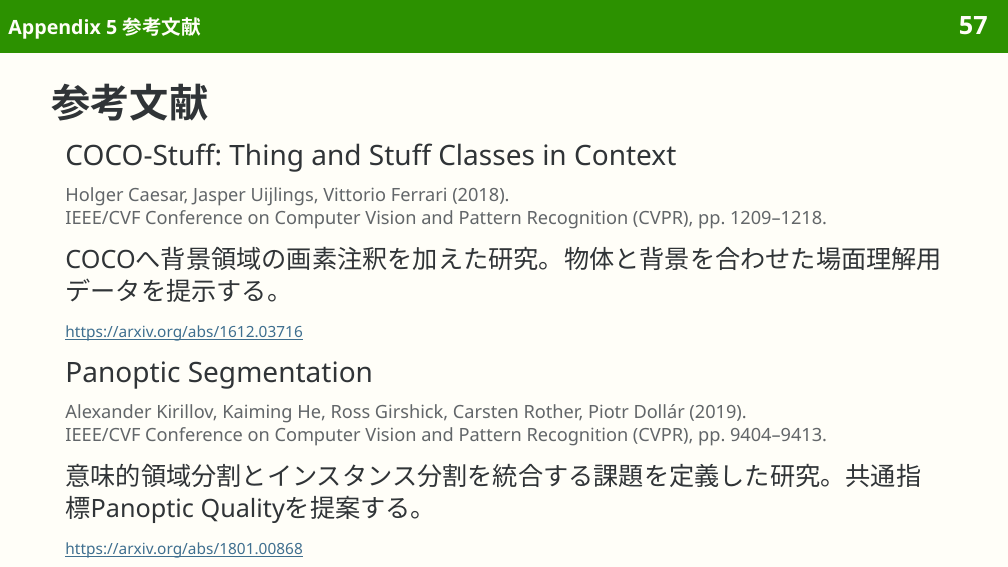
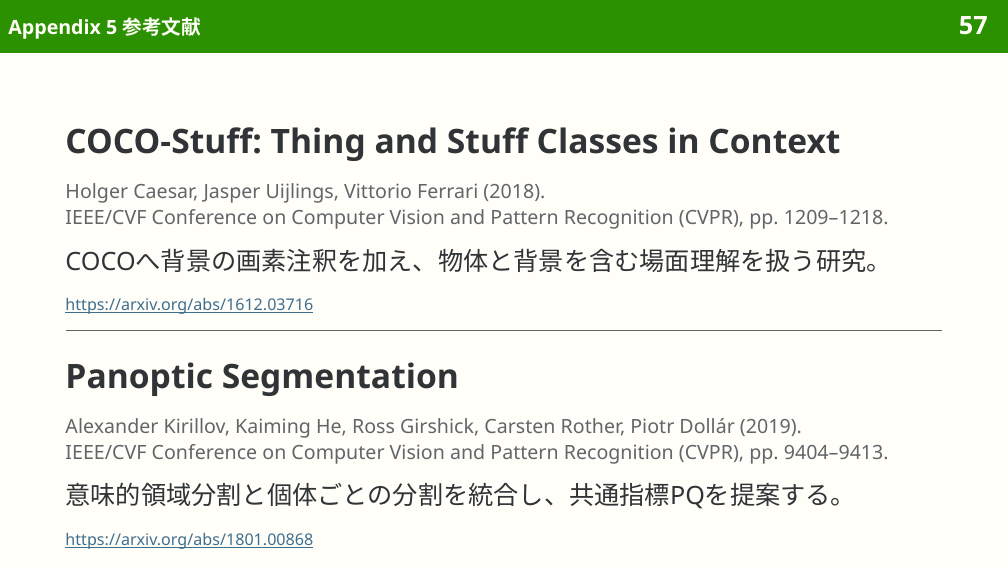
Before and after one commit to sasakiy84/datasets-in-10-minutes, a slide deck: slide 57 of slides/datasets-in-10-minutes-coco.pptx. Drawn at 1008x567 pixels with LibreOffice and Linux fonts; fonts in the diff are those of the drawing. Boxes give left, top, right and bottom in pixels: in the first picture for what was removed or moved away, otherwise in the second. Text is boxed around its words. In the diff, an @@ line names an element or a change of style, - is before the commit and + after.

Commit message:
Illustrate COCO pixel areas and improve contents and references

```diff
--- a/slides/datasets-in-10-minutes-coco.pptx
+++ b/slides/datasets-in-10-minutes-coco.pptx
@@ title removed at (52, 83, 209, 121) @@
-参考文献
@@ text "COCO-Stuff: Thing and Stuff Classes ..." at (65, 127, 840, 161): size 20 to 24 pt, bold on; line spacing 1.05 to 1.1 @@
@@ text "COCO-Stuff: Thing and Stuff Classes ...": place and size @@
-text "COCO-Stuff: Thing and Stuff Classes ..." at (65, 143, 676, 172)
+text "COCO-Stuff: Thing and Stuff Classes ..." at (65, 127, 840, 161)
@@ text "Holger Caesar, Jasper Uijlings, Vittorio ..." at (65, 183, 889, 229): size 13 to 14 pt; line spacing 1.05 to 1.1 @@
@@ text at (65, 248, 891, 272): text changed @@
-COCOへ背景領域の画素注釈を加えた研究。物体と背景を合わせた場面理解用データを提示する。
+COCOへ背景の画素注釈を加え、物体と背景を含む場面理解を扱う研究。
@@ text "https://arxiv.org/abs/1612.03716" at (65, 297, 313, 314): size 11 to 11.5 pt; line spacing 1.05 to 1.1 @@
@@ text "https://arxiv.org/abs/1612.03716": place and size @@
-text "https://arxiv.org/abs/1612.03716" at (65, 325, 302, 341)
+text "https://arxiv.org/abs/1612.03716" at (65, 297, 313, 314)
@@ text "Panoptic Segmentation" at (65, 362, 459, 396): size 20 to 24 pt, bold on; line spacing 1.05 to 1.1 @@
@@ line added from (66, 331) to (942, 331), #626669 0.8 pt @@
@@ text "Alexander Kirillov, Kaiming He, Ross ..." at (65, 418, 889, 464): size 13 to 14 pt; line spacing 1.05 to 1.1 @@
@@ text "Alexander Kirillov, Kaiming He, Ross ...": place and size @@
-text "Alexander Kirillov, Kaiming He, Ross ..." at (65, 404, 827, 446)
+text "Alexander Kirillov, Kaiming He, Ross ..." at (65, 418, 889, 464)
@@ text at (65, 483, 856, 509): text changed @@
-意味的領域分割とインスタンス分割を統合する課題を定義した研究。共通指標Panoptic Qualityを提案する。
+意味的領域分割と個体ごとの分割を統合し、共通指標PQを提案する。
@@ text "https://arxiv.org/abs/1801.00868": place and size @@
-text "https://arxiv.org/abs/1801.00868" at (65, 542, 302, 558)
+text "https://arxiv.org/abs/1801.00868" at (65, 532, 313, 549)
@@ text "https://arxiv.org/abs/1801.00868" at (65, 532, 313, 549): size 11 to 11.5 pt; line spacing 1.05 to 1.1 @@
```
Also in this commit, not shown: 5 other slides changed, 3 other files.
